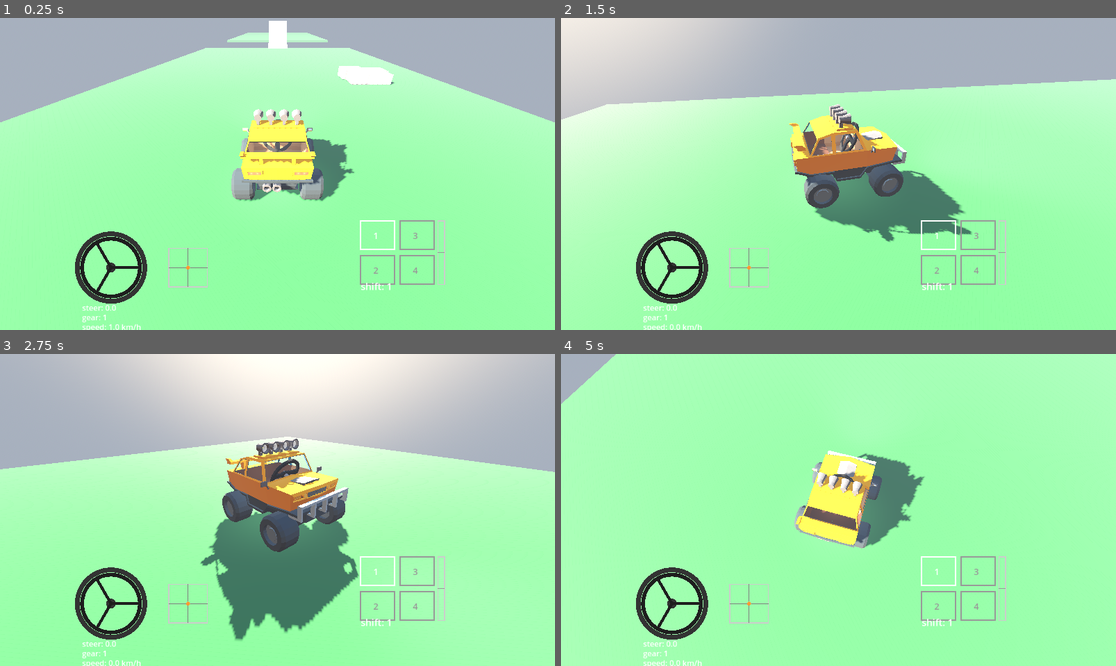
Above: before the commit, frames 1-4 (two rows, left to right).
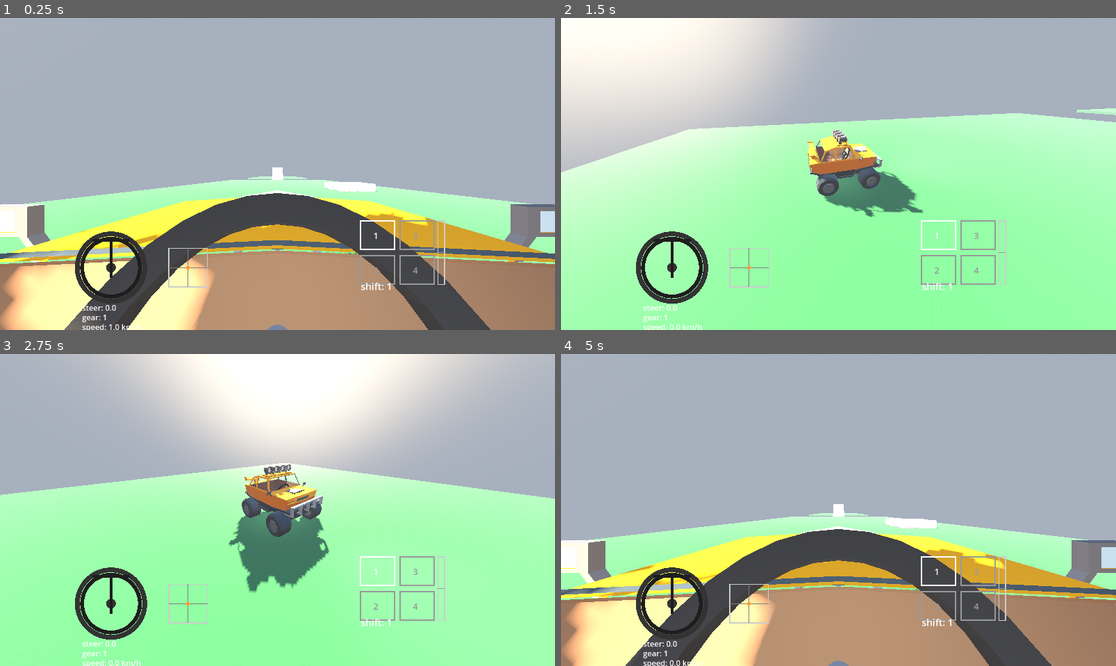
Above: after the commit, the same moments.

Repository: Nickdev8/TouchDrive
Game: Godot game, scene res://Main.tscn
The game is run twice, just before and just after one commit, with the same random seed, the same clock (stepped at 60 frames per second) and the same inputs.
Inputs (mouse positions are in pixels of both pictures, inside the frame that each line leads up to):
- Up to frame 1 (0.25 s): no input
- Up to frame 2 (1.5 s): move the mouse to (960, 158) at 0.52 s; hold Right 0.53-1.28 s; hold C 0.53-1.28 s; click (960, 158) at 0.67 s; tap Space at 0.77, 0.8, 1.07, 1.35 s; move the mouse to (727, 189) at 1.27 s; hold Down from 1.28 s (still down); click (727, 189) at 1.42 s
- Up to frame 3 (2.75 s): tap Space at 1.52, 1.82, 2.3 s; tap C at 1.55 s; move the mouse to (333, 441) at 2.02 s; release Down at 2.03 s; hold Right from 2.03 s (still down); hold C from 2.03 s (still down); click (333, 441) at 2.17 s
- Up to frame 4 (5 s): move the mouse to (810, 572) at 2.77 s; release Right at 2.78 s; release C at 2.78 s; hold Up 2.78-3.53 s; tap R at 2.85 s; click (810, 572) at 2.92 s; tap Space at 3.02, 3.32, 3.77, 3.8, 4.07, 4.35, 4.52, 4.82 s; tap C at 3.05, 4.55 s; move the mouse to (1005, 556) at 3.52 s; hold C 3.53-4.28 s; hold Left from 3.53 s (still down); click (1005, 556) at 3.67 s; move the mouse to (672, 463) at 4.27 s; click (672, 463) at 4.42 s

The runs differ from the first frame. In frame 1, 76% of the frame differs, in the area x 0-100%, y 0-100%; in frame 2, 28%; in frame 3, 19%; in frame 4, 93%.

Commit message:
interior cemera done. and windows/mac support with normal controls

Diff:
--- a/touchpadviewer/Main.gd
+++ b/touchpadviewer/Main.gd
@@ -7,27 +7,60 @@
 
 var camera_yaw := 0.0
 var camera_pitch := -0.4
+var _camera_first_person := true
+var _c_prev := false
+
+@export var first_person_offset := Vector3(0, 1.2, 0.4)
+@export var first_person_anchor_path := NodePath("Vehicle/InteriorCameraAnchor")
+@export var first_person_look_yaw_scale := 0.35
+@export var first_person_look_max_yaw := 0.35
+@export var first_person_lateral_offset := 0.2
+var _first_person_anchor
 
 func _ready():
 	if not vehicle:
 		push_warning("Vehicle node missing in Main scene.")
+	_first_person_anchor = get_node_or_null(first_person_anchor_path)
 
 func _physics_process(delta):
-	_update_camera_orbit(delta)
+	_handle_camera_toggle()
+	if not _camera_first_person:
+		_update_camera_orbit(delta)
 	_update_camera(delta)
 	_update_overlay()
 
 func _update_camera(delta):
 	if not vehicle:
 		return
-	var pivot = vehicle.global_transform.origin
-	var offset = Vector3(0, 0, camera_settings.camera_distance)
-	var basis = Basis(Vector3.UP, camera_yaw) * Basis(Vector3.RIGHT, camera_pitch)
-	offset = basis * offset
-	var target = pivot + offset + Vector3(0, camera_settings.camera_height, 0)
-	var current = camera.global_transform.origin
-	camera.global_transform.origin = current.lerp(target, clamp(camera_settings.camera_smooth * delta, 0.0, 1.0))
-	camera.look_at(pivot, Vector3.UP)
+	if _camera_first_person:
+		if _first_person_anchor:
+			var t = camera.global_transform
+			var steer_input = 0.0
+			if vehicle and "steer_angle" in vehicle and "max_steer" in vehicle:
+				if abs(vehicle.max_steer) > 0.0001:
+					steer_input = clamp(vehicle.steer_angle / vehicle.max_steer, -1.0, 1.0)
+			var yaw = clamp(-steer_input * first_person_look_yaw_scale, -first_person_look_max_yaw, first_person_look_max_yaw)
+			var local_basis = _first_person_anchor.global_transform.basis * Basis(Vector3.UP, yaw)
+			var lateral = local_basis.x * (steer_input * first_person_lateral_offset)
+			t.origin = _first_person_anchor.global_transform.origin + lateral
+			t.basis = local_basis
+			camera.global_transform = t
+		else:
+			var base = vehicle.global_transform
+			var target_pos = base.origin + base.basis * first_person_offset
+			var t = camera.global_transform
+			t.origin = target_pos
+			t.basis = base.basis
+			camera.global_transform = t
+	else:
+		var pivot = vehicle.global_transform.origin
+		var offset = Vector3(0, 0, camera_settings.camera_distance)
+		var basis = Basis(Vector3.UP, camera_yaw) * Basis(Vector3.RIGHT, camera_pitch)
+		offset = basis * offset
+		var target = pivot + offset + Vector3(0, camera_settings.camera_height, 0)
+		var current = camera.global_transform.origin
+		camera.global_transform.origin = current.lerp(target, clamp(camera_settings.camera_smooth * delta, 0.0, 1.0))
+		camera.look_at(pivot, Vector3.UP)
 
 func _update_camera_orbit(delta):
 	var yaw_input = 0.0
@@ -44,6 +77,12 @@
 	camera_pitch += pitch_input * camera_settings.camera_pitch_speed * delta
 	camera_pitch = clamp(camera_pitch, camera_settings.camera_pitch_min, camera_settings.camera_pitch_max)
 
+func _handle_camera_toggle():
+	var c_pressed = Input.is_key_pressed(KEY_C)
+	if c_pressed and not _c_prev:
+		_camera_first_person = not _camera_first_person
+	_c_prev = c_pressed
+
 func _update_overlay():
 	if not overlay or not vehicle:
 		return
@@ -59,4 +98,5 @@
 	overlay.left_f1 = vehicle.left_f1
 	overlay.left_touch_active = vehicle.left_finger_active
 	overlay.speed_kmh = vehicle.linear_velocity.length() * 3.6
+	overlay.notice = vehicle.fallback_notice
 	overlay.queue_redraw()
--- a/touchpadviewer/Main.tscn
+++ b/touchpadviewer/Main.tscn
@@ -50,6 +50,7 @@
 
 [node name="Camera3D" type="Camera3D" parent="."]
 transform = Transform3D(1, 0, 0, 0, 1, 0, 0, 0, 1, 0, 5, 10)
+fov = 100.0
 script = ExtResource("4")
 
 [node name="Vehicle" parent="." instance=ExtResource("2")]
--- a/touchpadviewer/Overlay.gd
+++ b/touchpadviewer/Overlay.gd
@@ -12,6 +12,7 @@
 var left_f1 := Vector2.ZERO
 var left_touch_active := false
 var speed_kmh := 0.0
+var notice := ""
 
 var font: Font
 
@@ -32,10 +33,13 @@
 	draw_arc(center, radius, 0.0, TAU, 64, rim_color, 10.0)
 	draw_arc(center, radius - 10.0, 0.0, TAU, 64, wheel_color, 8.0)
 	draw_circle(center, 10.0, rim_color)
-	for i in range(3):
-		var angle = steer_angle + TAU * (float(i) / 3.0)
-		var spoke_end = center + Vector2.RIGHT.rotated(angle) * (radius - 14.0)
-		draw_line(center, spoke_end, wheel_color, 6.0)
+	var t_angle = steer_angle * 5.0 + (PI * 1.5)
+	var t_up = Vector2.RIGHT.rotated(t_angle)
+	var t_right = t_up.rotated(PI / 2.0)
+	var t_top = center + t_up * (radius - 14.0)
+	var t_bottom = center - t_up * (radius * 0.3)
+	draw_line(t_bottom, t_top, wheel_color, 6.0)
+	draw_line(t_top - t_right * (radius * 0.55), t_top + t_right * (radius * 0.55), wheel_color, 6.0)
 	if left_touch_active:
 		var wheel_rect = Rect2(center - Vector2(radius, radius), Vector2(radius, radius) * 2.0)
 		var wheel_dot = _map_finger(left_f1, wheel_rect)
@@ -49,6 +53,8 @@
 	draw_string(font, center + Vector2(-60, radius + 40), "gear: " + gear_label, HORIZONTAL_ALIGNMENT_LEFT, -1, 16, gear_color)
 	draw_string(font, center + Vector2(-60, radius + 60), "speed: " + str(snapped(speed_kmh, 0.1)) + " km/h", HORIZONTAL_ALIGNMENT_LEFT, -1, 16, text_color)
 	draw_string(font, center + Vector2(-60, radius + 80), "pads: " + str(pads), HORIZONTAL_ALIGNMENT_LEFT, -1, 16, text_color)
+	if notice != "":
+		draw_string(font, Vector2(20, 30), notice, HORIZONTAL_ALIGNMENT_LEFT, -1, 16, Color(1, 0.9, 0.4))
 
 	# Joystick vector display (steer/throttle)
 	var vec_origin = center + Vector2(120, -40)
--- a/touchpadviewer/Vehicle.tscn
+++ b/touchpadviewer/Vehicle.tscn
@@ -23,6 +23,9 @@
 light_energy = 1.5
 omni_range = 6.0
 
+[node name="InteriorCameraAnchor" type="Node3D" parent="."]
+transform = Transform3D(1, 0, 0, 0, 1, 0, 0, 0, 1, 1.1920929e-07, 2.9257758, -0.38107282)
+
 [node name="HeadlightLeft" type="SpotLight3D" parent="."]
 transform = Transform3D(1, 0, 0, 0, 1, 0, 0, 0, 1, -0.905, 2.14, -3.0931072)
 light_energy = 2.0
@@ -168,7 +171,7 @@
 [node name="carwithinteriour" parent="ChassisModel" instance=ExtResource("4_apl8m")]
 
 [node name="SteeringWheel" parent="." instance=ExtResource("5_steer")]
-transform = Transform3D(1, 0, 0, 0, 0.45377278, -0.89111745, 0, 0.89111745, 0.45377278, 0, 2.436506, -0.73211926)
+transform = Transform3D(0.7, 0, 0, 0, 0.31764093, -0.6237822, 0, 0.6237822, 0.31764093, 0, 2.1774752, -0.73211926)
 
 [node name="ChassisCollision" type="CollisionShape3D" parent="."]
 transform = Transform3D(1, 0, 0, 0, 1, 0, 0, 0, 1, 0, 1.8661404, -0.10297394)
--- a/touchpadviewer/VehicleController.gd
+++ b/touchpadviewer/VehicleController.gd
@@ -53,15 +53,24 @@
 
 var steering_wheel
 var steering_wheel_basis
+var using_bridge := false
+var fallback_notice := ""
+var _fallback_view_size := Vector2.ZERO
 
 func _ready():
-	# Start the touchpad->joystick bridge so Godot can read joystick input
-	var script_path = ProjectSettings.globalize_path("res://touchpad_joy_bridge.py")
-	config_path = ProjectSettings.globalize_path("user://touchpad_joy_config.json")
-	state_path = ProjectSettings.globalize_path("user://touchpad_joy_state.json")
-	_write_config()
-	bridge_pid = _start_bridge(script_path)
-	tree_exiting.connect(_on_tree_exiting)
+	var os_name = OS.get_name()
+	using_bridge = os_name == "Linux"
+	if using_bridge:
+		# Start the touchpad->joystick bridge so Godot can read joystick input
+		var script_path = ProjectSettings.globalize_path("res://touchpad_joy_bridge.py")
+		config_path = ProjectSettings.globalize_path("user://touchpad_joy_config.json")
+		state_path = ProjectSettings.globalize_path("user://touchpad_joy_state.json")
+		_write_config()
+		bridge_pid = _start_bridge(script_path)
+		tree_exiting.connect(_on_tree_exiting)
+	else:
+		fallback_notice = "Touchpad bridge unsupported on %s. Using mouse fallback: LMB steer (left half), RMB gear (right half), wheel throttle (right half), MMB/Space brake." % os_name
+	set_process_input(true)
 	_cache_wheel_nodes()
 	_cache_steering_wheel()
 	respawn_position = global_transform.origin
@@ -101,13 +110,18 @@
 
 func _physics_process(delta):
 	_check_respawn()
-	_read_bridge_state()
+	if using_bridge:
+		_read_bridge_state()
 	_update_input()
 	_apply_vehicle(delta)
 	_update_steering_wheel()
-	_write_config()
+	if using_bridge:
+		_write_config()
 
 func _update_input():
+	if not using_bridge:
+		_read_fallback_input()
+		return
 	var pads = Input.get_connected_joypads()
 	if pads.size() == 0:
 		_reset_input_state()
@@ -263,6 +277,48 @@
 		_axis_to_signed(Input.get_joy_axis(pad, JOY_AXIS_TRIGGER_RIGHT))
 	)
 
+func _read_fallback_input():
+	var viewport = get_viewport()
+	if not viewport:
+		return
+	_fallback_view_size = viewport.get_visible_rect().size
+	var mouse_pos = viewport.get_mouse_position()
+	var half_x = _fallback_view_size.x * 0.5
+	var left_half = mouse_pos.x < half_x
+	var right_half = mouse_pos.x >= half_x
+	var left_pressed = Input.is_mouse_button_pressed(MOUSE_BUTTON_LEFT)
+	var right_pressed = Input.is_mouse_button_pressed(MOUSE_BUTTON_RIGHT)
+
+	left_touch_active = left_pressed and left_half
+	right_touch_active = right_pressed and right_half
+	left_finger_active = left_touch_active
+	right_two_fingers = false
+
+	brake_pressed = Input.is_key_pressed(KEY_SPACE) or Input.is_mouse_button_pressed(MOUSE_BUTTON_MIDDLE)
+
+	if left_touch_active:
+		var u = clamp(mouse_pos.x / half_x, 0.0, 1.0)
+		var v = clamp(mouse_pos.y / _fallback_view_size.y, 0.0, 1.0)
+		left_f1 = Vector2(u * 2.0 - 1.0, v * 2.0 - 1.0)
+		steer = clamp((mouse_pos.x - half_x * 0.5) / max(1.0, half_x * 0.5), -1.0, 1.0)
+	else:
+		left_f1 = Vector2.ZERO
+		steer = 0.0
+
+	if right_half:
+		var ru = clamp((mouse_pos.x - half_x) / half_x, 0.0, 1.0)
+		var rv = clamp(mouse_pos.y / _fallback_view_size.y, 0.0, 1.0)
+		right_f1 = Vector2(ru * 2.0 - 1.0, rv * 2.0 - 1.0)
+	else:
+		right_f1 = Vector2.ZERO
+
+	if right_touch_active:
+		var col = 0 if mouse_pos.x < (half_x + half_x * 0.5) else 1
+		var row = 0 if mouse_pos.y < (_fallback_view_size.y * 0.5) else 1
+		if col == 1:
+			row = 1 - row
+		gear = col * 2 + row + 1
+
 func _read_gear(pad_id):
 	if Input.is_joy_button_pressed(pad_id, JOY_BUTTON_A):
 		return 1
@@ -319,6 +375,20 @@
 	left_touch_active = false
 	right_touch_active = false
 	brake_pressed = false
+
+func _input(event):
+	if using_bridge:
+		return
+	if event is InputEventMouseButton and event.pressed:
+		if event.button_index == MOUSE_BUTTON_WHEEL_UP or event.button_index == MOUSE_BUTTON_WHEEL_DOWN:
+			var viewport = get_viewport()
+			if not viewport:
+				return
+			var view = viewport.get_visible_rect().size
+			if event.position.x < view.x * 0.5:
+				return
+			var delta = 0.08 if event.button_index == MOUSE_BUTTON_WHEEL_UP else -0.08
+			throttle = clamp(throttle + delta, -1.0, 1.0)
 
 func _write_config():
 	var cfg = {
--- a/touchpadviewer/project.godot
+++ b/touchpadviewer/project.godot
@@ -18,3 +18,7 @@
 [editor_plugins]
 
 enabled=PackedStringArray("res://addons/godot_super-wakatime/plugin.cfg")
+
+[filesystem]
+
+import/blender/enabled=false
Not shown, added: touchpadviewer/export_presets.cfg
Not shown, added: touchpadviewer/assets/models/car.blend
Not shown, changed: touchpadviewer/touchpad_joy_bridge.py
